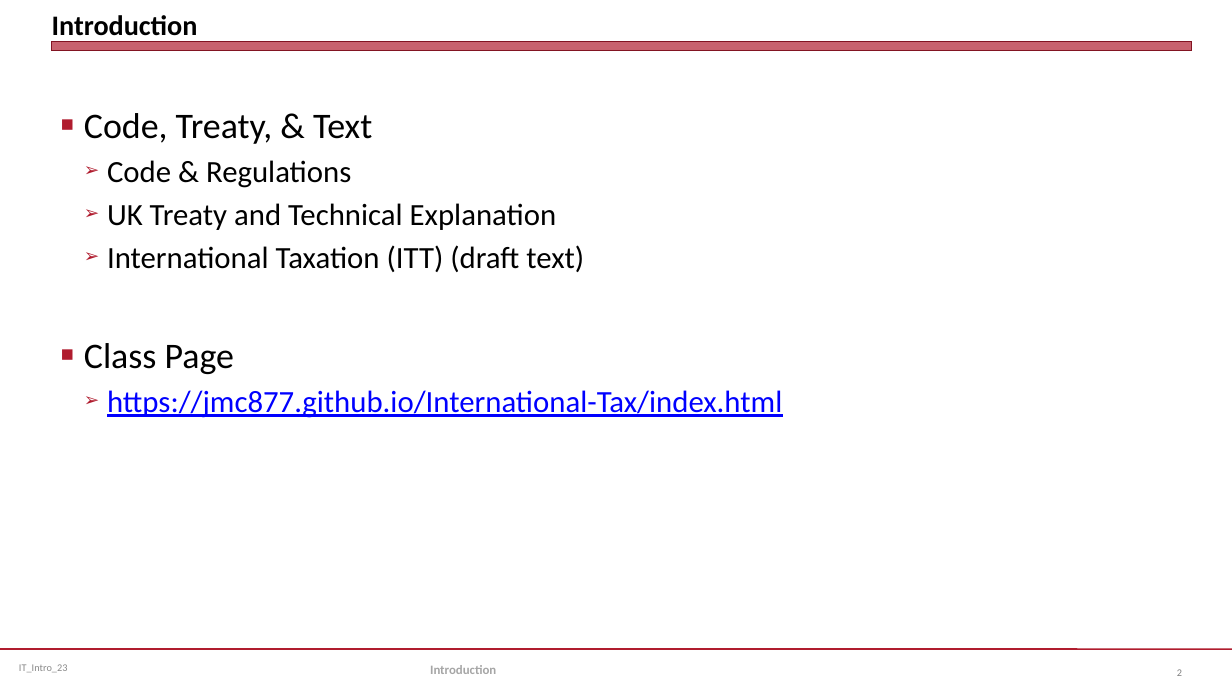
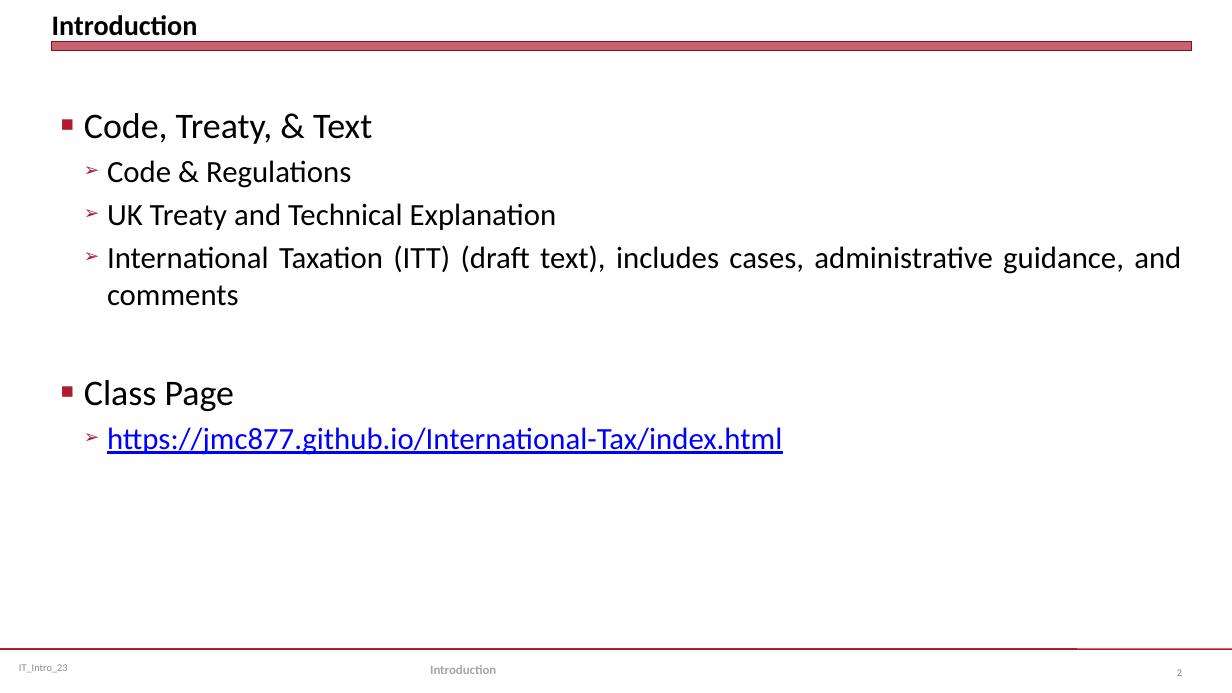
Before and after one commit to jmc877/International-Tax, a slide deck: slide 2 of slides/IT_Intro_23.pptx. Drawn at 1232x693 pixels with LibreOffice and Linux fonts; fonts in the diff are those of the drawing. Boxes give left, top, right and bottom in pixels: in the first picture for what was removed or moved away, otherwise in the second. Text is boxed around its words. In the diff, an @@ line names an element or a change of style, - is before the commit and + after.

```diff
--- a/slides/IT_Intro_23.pptx
+++ b/slides/IT_Intro_23.pptx
@@ text at [107, 245, 1181, 306]: text changed @@
-  ➢ International Taxation (ITT) (draft text)
+  ➢ International Taxation (ITT) (draft text), includes cases, administrative guidance, and comments
```
Also in this commit, not shown: 3 other slides changed, 2 other files.
